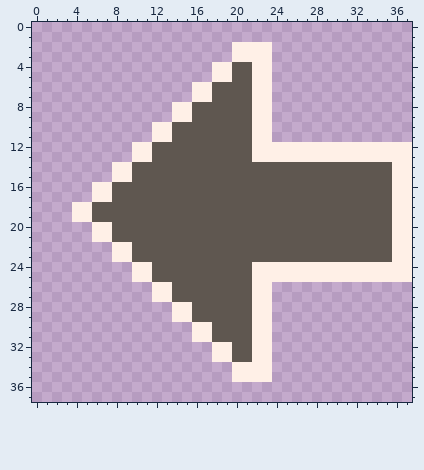
File history of a pixel-art sprite, jamAssets/cursors/left.png. Above, as it was before the edit.
The file is 38x38 pixels.
After the commit:
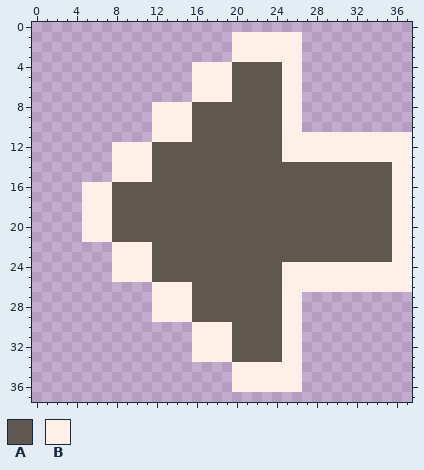
Palette (. is transparent): A #5f5750  B #fff0e7
Change:
Changed rows in their new state; - is an unchanged pixel.
first column x 4:
 1 ----------------BBBBBBB-----------
 2 --------------------BBB-----------
 3 --------------------BBB-----------
 4 ------------BB----AAABB-----------
 5 ------------BB----AAABB-----------
 6 --------------BB--AAABB-----------
 7 --------------BB--AAABB-----------
 8 --------BB--------AAABB-----------
 9 --------BB--------AAABB-----------
10 ----------BB------AAABB-----------
11 ----------BB------AAABBBBBBBBBBBBB
12 ----BB------------AAA-------------
13 ----BB------------AAA-------------
14 ------BB--------------------------
15 ------BB--------------------------
16 -B--------------------------------
17 -B--------------------------------
18 .-BB------------------------------
19 .-BB------------------------------
20 -B--------------------------------
21 -B--------------------------------
22 ------BB--------------------------
23 ------BB--------------------------
24 ----BB------------AAA-------------
25 ----BB------------AAA-------------
26 ----------BB------AAABBBBBBBBBBBBB
27 ----------BB------AAABB-----------
28 --------BB--------AAABB-----------
29 --------BB--------AAABB-----------
30 --------------BB--AAABB-----------
31 --------------BB--AAABB-----------
32 ------------BB----AAABB-----------
33 ------------BB----AAABB-----------
34 --------------------BBB-----------
35 --------------------BBB-----------
36 ----------------BBBBBBB-----------
Boxes around the changes in both pictures, in picture pixels (x1, y1, x2, y2):
changed: (72, 32, 412, 392)
